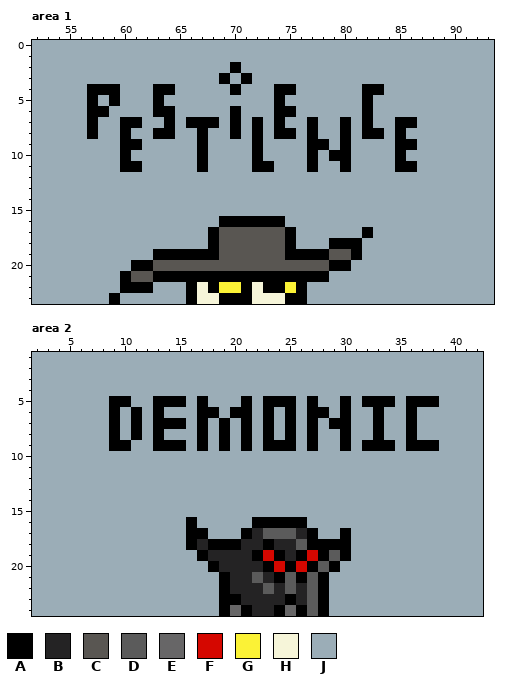
A pixel-art file gets an edit: Assets/Art/Environment/creatureConcepts.aseprite. The first picture shows the starting point.
256x256 pixels, 1 frame. Colours within 5 levels of each other are drawn and written as one. Shown: area 1: x 52..93, y 0..23; area 2: x 2..42, y 1..24.
Visible layers, top first: "Alien", "Necromancy", "Mechanical", "ThisOrThat", "Pestilence", "Demonic", "Layer 1".
Palette (. is transparent): A #000000  B #242324  C #595652  D #5b5b5b  E #676667  F #d50700  G #fbf236  H #f6f5d9  J #9badb7
Pixels before, area 1, first column x 52:
 0 JJJJJJJJJJJJJJJJJJJJJJJJJJJJJJJJJJJJJJJJJJ
 1 JJJJJJJJJJJJJJJJJJJJJJJJJJJJJJJJJJJJJJJJJJ
 2 JJJJJJJJJJJJJJJJJJAJJJJJJJJJJJJJJJJJJJJJJJ
 3 JJJJJJJJJJJJJJJJJAJAJJJJJJJJJJJJJJJJJJJJJJ
 4 JJJJJAAAJJJAAJJJJJAJJJAAJJJJJJAAJJJJJJJJJJ
 5 JJJJJAJAJJJAJJJJJJJJJJAJJJJJJJAJJJJJJJJJJJ
 6 JJJJJAAJJJJAAJJJJJAJJJAAJJJJJJAJJJJJJJJJJJ
 7 JJJJJAJJAAJJAJAAAJAJAJAJJAJJAJAJJAAJJJJJJJ
 8 JJJJJAJJAJJAAJJAJJAJAJAAJAJJAJAAJAJJJJJJJJ
 9 JJJJJJJJAAJJJJJAJJJJAJJJJAAJAJJJJAAJJJJJJJ
10 JJJJJJJJAJJJJJJAJJJJAJJJJAJAAJJJJAJJJJJJJJ
11 JJJJJJJJAAJJJJJAJJJJAAJJJAJJAJJJJAAJJJJJJJ
12 JJJJJJJJJJJJJJJJJJJJJJJJJJJJJJJJJJJJJJJJJJ
13 JJJJJJJJJJJJJJJJJJJJJJJJJJJJJJJJJJJJJJJJJJ
14 JJJJJJJJJJJJJJJJJJJJJJJJJJJJJJJJJJJJJJJJJJ
15 JJJJJJJJJJJJJJJJJJJJJJJJJJJJJJJJJJJJJJJJJJ
16 JJJJJJJJJJJJJJJJJAAAAAAJJJJJJJJJJJJJJJJJJJ
17 JJJJJJJJJJJJJJJJACCCCCCAJJJJJJAJJJJJJJJJJJ
18 JJJJJJJJJJJJJJJJACCCCCCAJJJAAAJJJJJJJJJJJJ
19 JJJJJJJJJJJAAAAAACCCCCCAAAACCAJJJJJJJJJJJJ
20 JJJJJJJJJAACCCCCCCCCCCCCCCCAAJJJJJJJJJJJJJ
21 JJJJJJJJACCAAAAAAAAAAAAAAAAJJJJJJJJJJJJJJJ
22 JJJJJJJJAAAJJJAHAGGAHAAGAJJJJJJJJJJJJJJJJJ
23 JJJJJJJAJJJJJJAHHAAAHHHAAJJJJJJJJJJJJJJJJJ
Pixels before, area 2, first column x 2:
 1 JJJJJJJJJJJJJJJJJJJJJJJJJJJJJJJJJJJJJJJJJ
 2 JJJJJJJJJJJJJJJJJJJJJJJJJJJJJJJJJJJJJJJJJ
 3 JJJJJJJJJJJJJJJJJJJJJJJJJJJJJJJJJJJJJJJJJ
 4 JJJJJJJJJJJJJJJJJJJJJJJJJJJJJJJJJJJJJJJJJ
 5 JJJJJJJAAJJAAAJAJJJAJAAAJAJJAJAAAJAAAJJJJ
 6 JJJJJJJAJAJAJJJAAJAAJAJAJAAJAJJAJJAJJJJJJ
 7 JJJJJJJAJAJAAAJAJAJAJAJAJAJAAJJAJJAJJJJJJ
 8 JJJJJJJAJAJAJJJAJAJAJAJAJAJJAJJAJJAJJJJJJ
 9 JJJJJJJAAJJAAAJAJAJAJAAAJAJJAJAAAJAAAJJJJ
10 JJJJJJJJJJJJJJJJJJJJJJJJJJJJJJJJJJJJJJJJJ
11 JJJJJJJJJJJJJJJJJJJJJJJJJJJJJJJJJJJJJJJJJ
12 JJJJJJJJJJJJJJJJJJJJJJJJJJJJJJJJJJJJJJJJJ
13 JJJJJJJJJJJJJJJJJJJJJJJJJJJJJJJJJJJJJJJJJ
14 JJJJJJJJJJJJJJJJJJJJJJJJJJJJJJJJJJJJJJJJJ
15 JJJJJJJJJJJJJJJJJJJJJJJJJJJJJJJJJJJJJJJJJ
16 JJJJJJJJJJJJJJAJJJJJAAAAAJJJJJJJJJJJJJJJJ
17 JJJJJJJJJJJJJJAAJJJABDDDBAJJAJJJJJJJJJJJJ
18 JJJJJJJJJJJJJJABAAABBABBDAAAAJJJJJJJJJJJJ
19 JJJJJJJJJJJJJJJABBBBAFABAFADAJJJJJJJJJJJJ
20 JJJJJJJJJJJJJJJJABBBBAFAFADAJJJJJJJJJJJJJ
21 JJJJJJJJJJJJJJJJJABBDBADADAJJJJJJJJJJJJJJ
22 JJJJJJJJJJJJJJJJJABBBDBDBDAJJJJJJJJJJJJJJ
23 JJJJJJJJJJJJJJJJJAABBBBABDAJJJJJJJJJJJJJJ
24 JJJJJJJJJJJJJJJJJAEABBAEADAJJJJJJJJJJJJJJ
The same view after the edit:
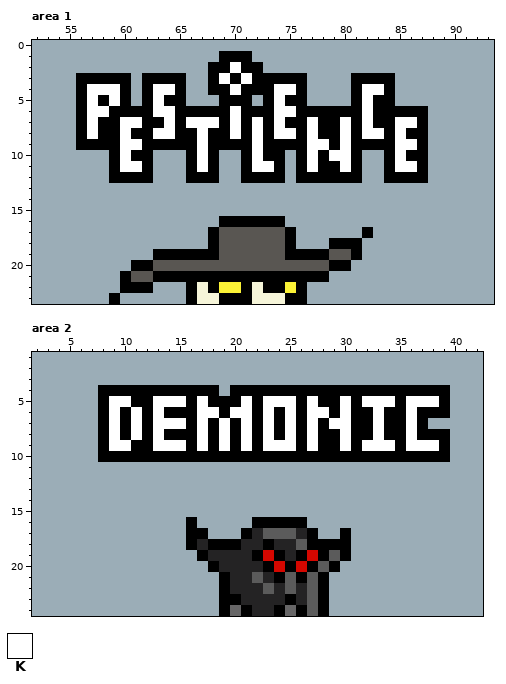
Colours new in this view: K #ffffff
Changes in this commit:
Area 1, layer "Pestilence":
y 1: x 69..71 JJJ -> AAA
y 2: x 68..72 JJAJJ -> AAKAA
y 3: x 56..60 JJJJJ -> AAAAA; x 62..65 JJJJ -> AAAA; x 68..76 JAJAJJJJJ -> AKAKAAAAA; x 81..84 JJJJ -> AAAA
y 4: x 56..60 JAAAJ -> AKKKA; x 62..65 JAAJ -> AKKA; x 68..76 JJAJJJAAJ -> AAKAAAKKA; x 81..84 JAAJ -> AKKA
y 5: x 56..60 JAJAJ -> AKAKA; x 62..65 JAJJ -> AKAA; x 69..71 JJJ -> AAA; x 73..76 JAJJ -> AKAA; x 81..84 JAJJ -> AKAA
y 6: x 56..87 JAAJJJJAAJJJJJAJJJAAJJJJJJAJJJJJ -> AKKAAAAKKAAAAAKAAAKKAAAAAAKAAAAA
y 7: x 56..87 JAJJAAJJAJAAAJAJAJAJJAJJAJAJJAAJ -> AKAAKKAAKAKKKAKAKAKAAKAAKAKAAKKA
y 8: x 56..87 JAJJAJJAAJJAJJAJAJAAJAJJAJAAJAJJ -> AKAAKAAKKAAKAAKAKAKKAKAAKAKKAKAA
y 9: x 56..87 JJJJAAJJJJJAJJJJAJJJJAAJAJJJJAAJ -> AAAAKKAAAAAKAAAAKAAAAKKAKAAAAKKA
y 10: x 59..62 JAJJ -> AKAA; x 66..68 JAJ -> AKA; x 71..74 JAJJ -> AKAA; x 76..81 JAJAAJ -> AKAKKA; x 84..87 JAJJ -> AKAA
y 11: x 59..62 JAAJ -> AKKA; x 66..68 JAJ -> AKA; x 71..74 JAAJ -> AKKA; x 76..81 JAJJAJ -> AKAAKA; x 84..87 JAAJ -> AKKA
y 12: x 59..62 JJJJ -> AAAA; x 66..68 JJJ -> AAA; x 71..74 JJJJ -> AAAA; x 76..81 JJJJJJ -> AAAAAA; x 84..87 JJJJ -> AAAA
Area 2, layer "Demonic":
y 4: x 8..18 JJJJJJJJJJJ -> AAAAAAAAAAA; x 20..39 JJJJJJJJJJJJJJJJJJJJ -> AAAAAAAAAAAAAAAAAAAA
y 5: x 8..39 JAAJJAAAJAJJJAJAAAJAJJAJAAAJAAAJ -> AKKAAKKKAKAAAKAKKKAKAAKAKKKAKKKA
y 6: x 8..39 JAJAJAJJJAAJAAJAJAJAAJAJJAJJAJJJ -> AKAKAKAAAKKAKKAKAKAKKAKAAKAAKAAA
y 7: x 8..37 JAJAJAAAJAJAJAJAJAJAJAAJJAJJAJ -> AKAKAKKKAKAKAKAKAKAKAKKAAKAAKA
y 8: x 8..39 JAJAJAJJJAJAJAJAJAJAJJAJJAJJAJJJ -> AKAKAKAAAKAKAKAKAKAKAAKAAKAAKAAA
y 9: x 8..39 JAAJJAAAJAJAJAJAAAJAJJAJAAAJAAAJ -> AKKAAKKKAKAKAKAKKKAKAAKAKKKAKKKA
y 10: x 8..39 JJJJJJJJJJJJJJJJJJJJJJJJJJJJJJJJ -> AAAAAAAAAAAAAAAAAAAAAAAAAAAAAAAA
Boxes around the changes in both pictures, in picture pixels (x1, y1, x2, y2):
changed: (76, 51, 428, 183)
changed: (98, 385, 450, 462)
